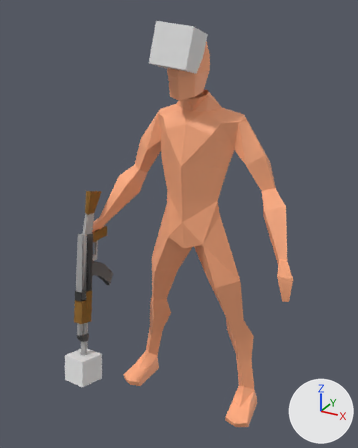
Before and after pictures for a commit that changed the FBX model Assets/_Project/models/bott.fbx.
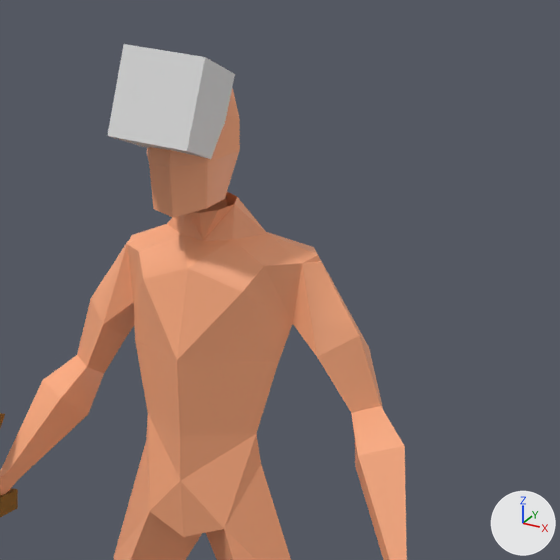
Old and new are each drawn whole from a camera (50 mm lens) standing at (3.07, -6.34, 6.05) and looking at (-0.02, -0.72, 3.24) and again close up on the part from 28% to 100% of the width and 0% to 58% of the height. Every picture has the same lights, and +X, +Y and +Z are marked at lower right. The last two pictures show the newer version. Where no turn or scale is listed for an object, it has been applied to the vertices.

The first close-up shows 'body', 'body.001', 'camera_position' and 1 more.
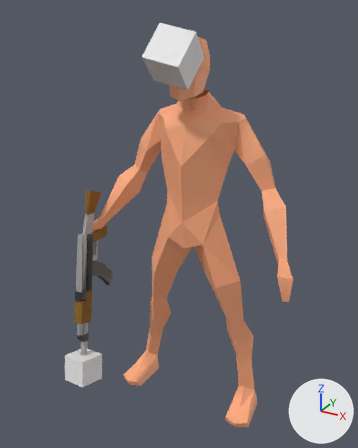
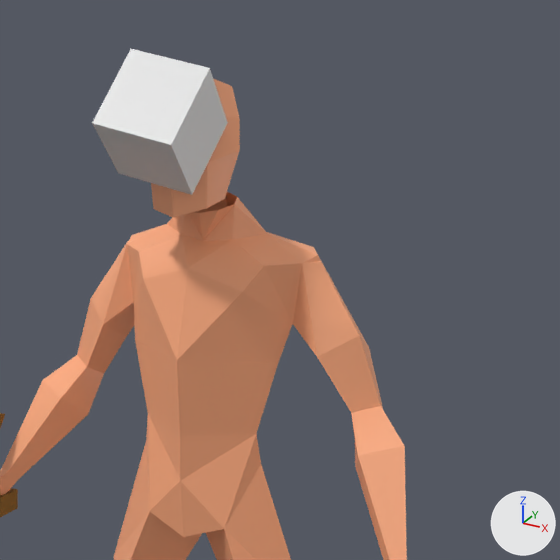
Location of each change, (x1, y1, x2, y2) in pixels of the close-ups (560 x 560 px):
'camera_position', moved, turned
    before: (107, 44, 235, 159)
    after: (92, 49, 228, 195)

The change in detail:
Object 'camera_position' (ob_camera_position) moves from (-0.101, -0.585, 5.568) to (-0.082, -0.738, 5.479).
Object 'camera_position' (ob_camera_position) turns from (-13, -3.8, 6.9) to (-40, 2.1, 8.7) degrees about x, y and z.
